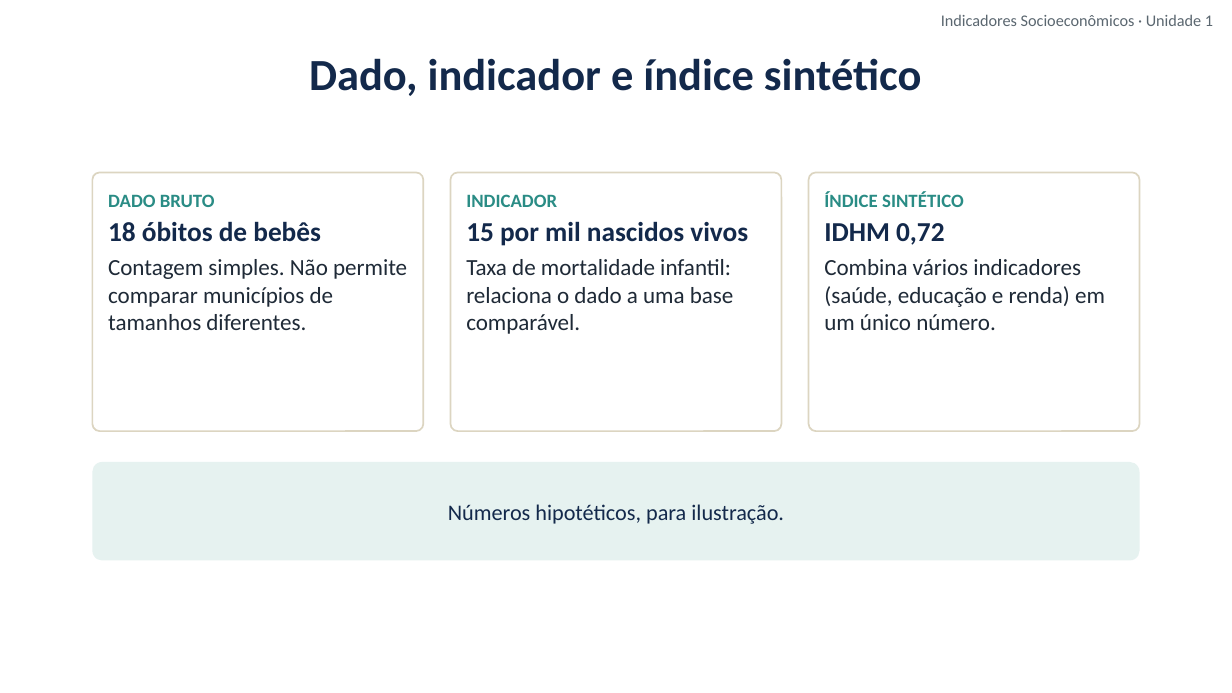
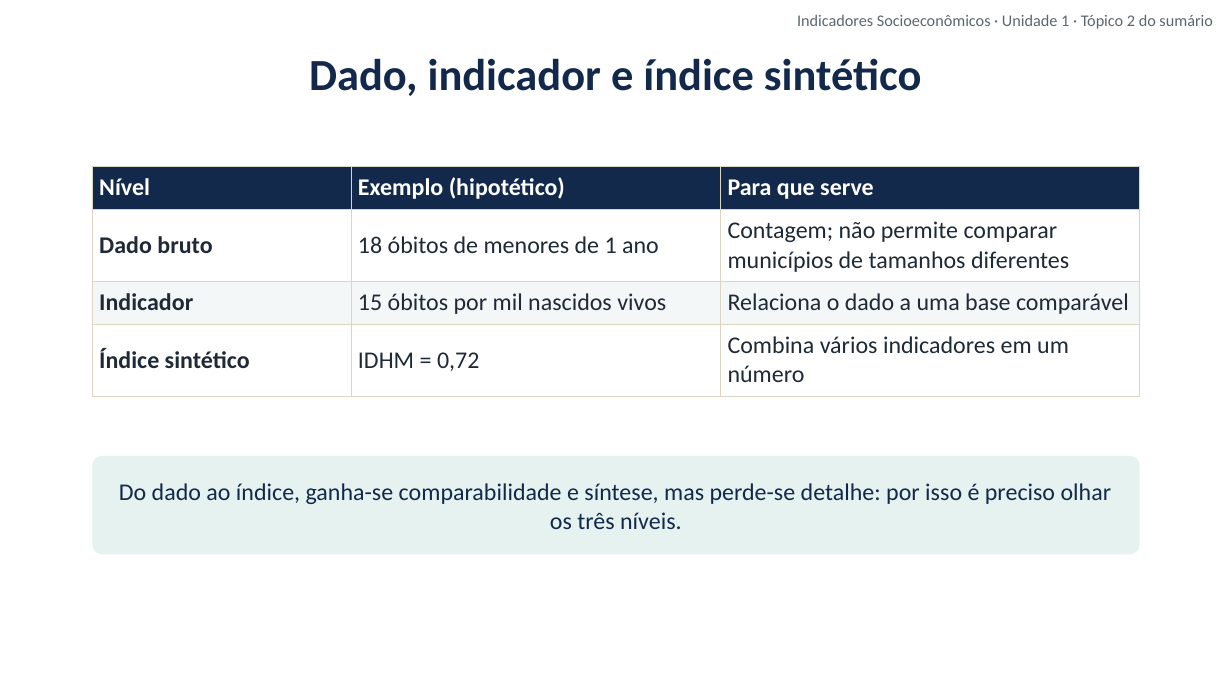
Before and after one commit to cleitonfranco74/gestao_publica, a slide deck: slide 10 of disciplina-08-indicadores-socioeconomicos/materiais/01_Unidade_1_Indicadores_Sociais_Conceito_e_Medidas.pptx. Drawn at 1232x693 pixels with LibreOffice and Linux fonts; fonts in the diff are those of the drawing; background and template pictures are left out. Boxes give left, top, right and bottom in pixels: in the first picture for what was removed or moved away, otherwise in the second. Text is boxed around its words. In the diff, an @@ line names an element or a change of style, - is before the commit and + after.

```diff
--- a/disciplina-08-indicadores-socioeconomicos/materiais/01_Unidade_1_Indicadores_Sociais_Conceito_e_Medidas.pptx
+++ b/disciplina-08-indicadores-socioeconomicos/materiais/01_Unidade_1_Indicadores_Sociais_Conceito_e_Medidas.pptx
@@ text at (797,14,1213,29): text changed @@
-Indicadores Socioeconômicos · Unidade 1
+Indicadores Socioeconômicos · Unidade 1 · Tópico 2 do sumário
@@ rounded rectangle removed at (92,172,424,431) @@
-DADO BRUTO
-18 óbitos de bebês
-Contagem simples. Não permite comparar municípios de tamanhos diferentes.
@@ table added at (92,166,1140,386), 4 rows, 3 columns @@
+Nível | Exemplo (hipotético) | Para que serve
+Dado bruto | 18 óbitos de menores de 1 ano | Contagem; não permite comparar municípios de tamanhos diferentes
+Indicador | 15 óbitos por mil nascidos vivos | Relaciona o dado a uma base comparável
+Índice sintético | IDHM = 0,72 | Combina vários indicadores em um número
@@ rounded rectangle removed at (451,172,782,431) @@
-INDICADOR
-15 por mil nascidos vivos
-Taxa de mortalidade infantil: relaciona o dado a uma base comparável.
@@ rounded rectangle removed at (808,172,1140,431) @@
-ÍNDICE SINTÉTICO
-IDHM 0,72
-Combina vários indicadores (saúde, educação e renda) em um único número.
@@ rounded rectangle removed at (92,462,1140,561) @@
-Números hipotéticos, para ilustração.
@@ rounded rectangle added at (92,456,1140,554), fill #E6F2F0, 14 pt, text #13294B @@
+Do dado ao índice, ganha-se comparabilidade e síntese, mas perde-se detalhe: por isso é preciso olhar os três níveis.
```
Also in this commit, not shown: 15 other slides changed, 1 slide added, 8 other files.
